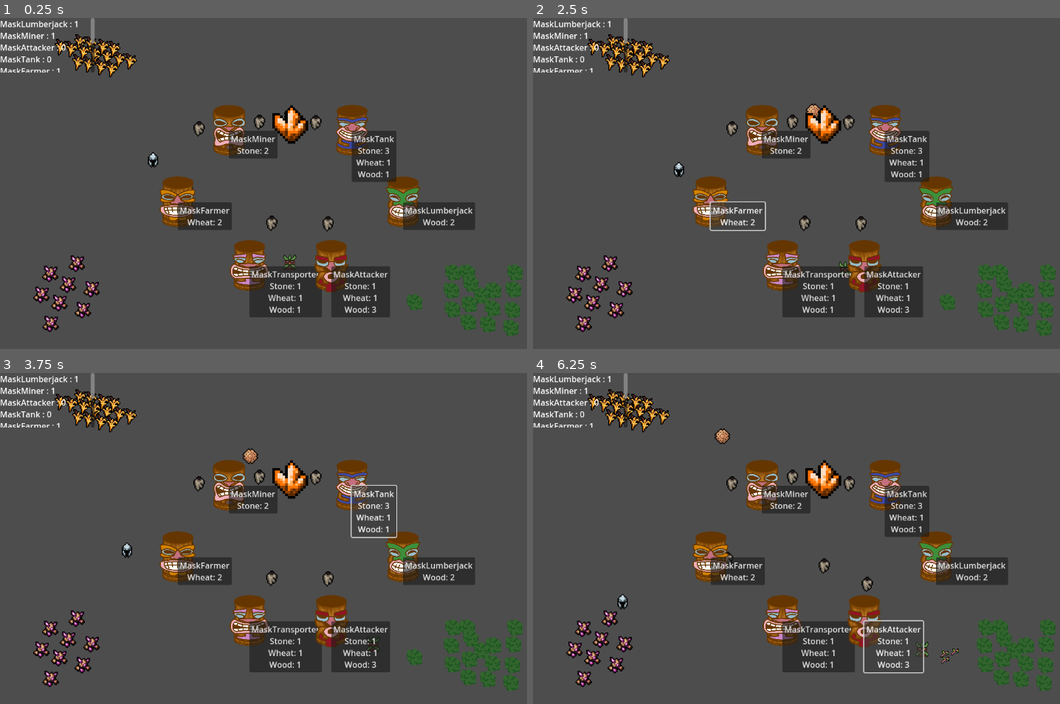
Above: before the commit, frames 1-4 (two rows, left to right).
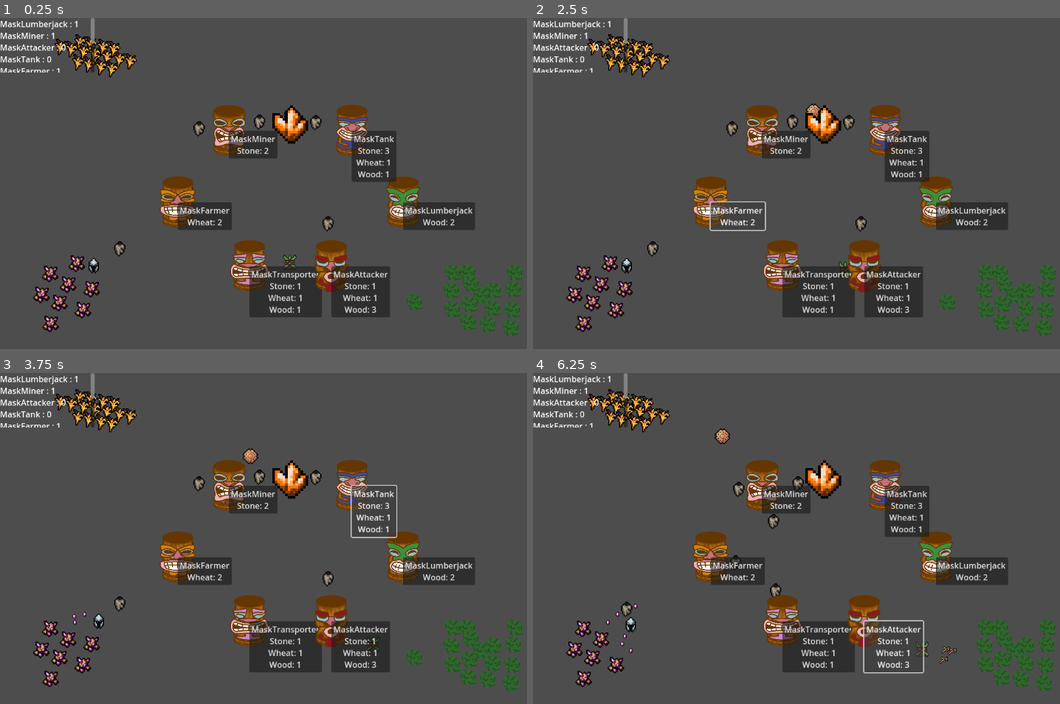
Above: after the commit, the same moments.

Repository: Kayno0o/gwj-86-godot
Game: Godot game, scene res://stages/game/game.tscn
Same seed, same stepped clock (60 frames per second), same inputs: the game is played once before the commit and once after it.
Inputs:
- Up to frame 1 (0.25 s): no input
- Up to frame 2 (2.5 s): click "MaskTransporter Stone: 1 Whea…" at 0.5 s; click "MaskAttacker Stone: 1 Wheat: …" at 1.25 s; click "MaskFarmer Wheat: 2" at 2 s
- Up to frame 3 (3.75 s): click "MaskLumberjack Wood: 2" at 2.75 s; click "MaskTank Stone: 3 Wheat: 1 Wo…" at 3.5 s
- Up to frame 4 (6.25 s): click "MaskMiner Stone: 2" at 4.25 s; click "MaskTransporter Stone: 1 Whea…" at 5 s; click "MaskAttacker Stone: 1 Wheat: …" at 5.75 s

The runs differ from the first frame. In frame 1, 0.2% of the frame differs, in the area x 16-53%, y 40-78%; in frame 2, 0.2%; in frame 3, 0.3%; in frame 4, 1.0%, in the area x 13-81%, y 29-88%.

Commit message:
feat: drop inventory on death

Diff:
--- a/entities/entity.gd
+++ b/entities/entity.gd
@@ -101,6 +101,7 @@
 
 func _on_death():
 	TargetManager.unregister_target(self, [target_type])
+	inventory_component.drop_inventory()
 	queue_free()
 
 func _on_target_removed(target: Node) -> void:
--- a/scripts/components/InventoryComponent.gd
+++ b/scripts/components/InventoryComponent.gd
@@ -4,19 +4,35 @@
 var inventory_node: Node2D
 var inventory: Array[Item] = []
 var inventory_size: int = 0
+var spawn_spread: float
 
 signal inventory_full
 
-func _init(p_parent: Node2D, p_inventory_size: int) -> void:
+func _init(
+	p_parent: Node2D,
+	p_inventory_size: int,
+	p_spawn_spread: float = 16.0,
+) -> void:
 	type = Component.Type.Inventory
 
 	parent = p_parent
 	inventory_size = p_inventory_size
+	spawn_spread = p_spawn_spread
 
 func _ready() -> void:
 	inventory_node = Node2D.new()
 	inventory_node.name = 'Inventory'
 	parent.add_child(inventory_node)
+
+func drop_inventory() -> void:
+	for item in inventory:
+		Utils.reparent_without_moving(item, inventory_node, parent.get_parent())
+
+		var offset = Vector2(
+			randf_range(-spawn_spread, spawn_spread),
+			randf_range(-spawn_spread, spawn_spread),
+		)
+		item.global_position += offset
 
 func set_items_position() -> void:
 	var offset = Vector2(0, -8)
--- a/scripts/components/LootComponent.gd
+++ b/scripts/components/LootComponent.gd
@@ -31,5 +31,3 @@
 		parent.add_child(loot_instance)
 
 	return true
-
-# TODO add a method to drop items
--- a/stages/game/game.tscn
+++ b/stages/game/game.tscn
@@ -12,6 +12,7 @@
 [ext_resource type="PackedScene" uid="uid://chlm7ig6hfol0" path="res://entities/mask/mask_white/mask_white.tscn" id="10_w77vm"]
 [ext_resource type="PackedScene" uid="uid://cwy0xgki0ltex" path="res://stages/gamemaster/gamemaster.tscn" id="11_51ysb"]
 [ext_resource type="Script" uid="uid://b6lpseqjnwf7c" path="res://stages/game/test_inventory.gd" id="12_3saht"]
+[ext_resource type="PackedScene" uid="uid://bawyj38vr3rwc" path="res://entities/villains/strong/strong.tscn" id="13_5ve2p"]
 
 [node name="Node2D" type="Node2D"]
 script = ExtResource("1_7h61r")
@@ -144,7 +145,7 @@
 position = Vector2(566, 477)
 
 [node name="mask_black" parent="Characters" instance=ExtResource("8_w77vm")]
-position = Vector2(299, 277)
+position = Vector2(183, 484)
 
 [node name="Mask White" parent="Characters" instance=ExtResource("10_w77vm")]
 position = Vector2(642, 404)
@@ -153,7 +154,7 @@
 position = Vector2(569, 189)
 
 [node name="Mask White2" parent="Characters" instance=ExtResource("10_w77vm")]
-position = Vector2(532, 403)
+position = Vector2(235, 453)
 
 [node name="Mask White3" parent="Characters" instance=ExtResource("10_w77vm")]
 position = Vector2(618, 206)
@@ -182,3 +183,27 @@
 offset_right = 185.0
 offset_bottom = 107.0
 script = ExtResource("12_3saht")
+
+[node name="Villain" parent="." instance=ExtResource("13_5ve2p")]
+position = Vector2(455, 1121)
+
+[node name="Villain2" parent="." instance=ExtResource("13_5ve2p")]
+position = Vector2(451, 1088)
+
+[node name="Villain3" parent="." instance=ExtResource("13_5ve2p")]
+position = Vector2(527, 1124)
+
+[node name="Villain4" parent="." instance=ExtResource("13_5ve2p")]
+position = Vector2(493, 1120)
+
+[node name="Villain5" parent="." instance=ExtResource("13_5ve2p")]
+position = Vector2(568, 1118)
+
+[node name="Villain6" parent="." instance=ExtResource("13_5ve2p")]
+position = Vector2(564, 1085)
+
+[node name="Villain7" parent="." instance=ExtResource("13_5ve2p")]
+position = Vector2(640, 1121)
+
+[node name="Villain8" parent="." instance=ExtResource("13_5ve2p")]
+position = Vector2(606, 1117)
Not shown: 1 places in stages/game/game.tscn that only renumber resources
